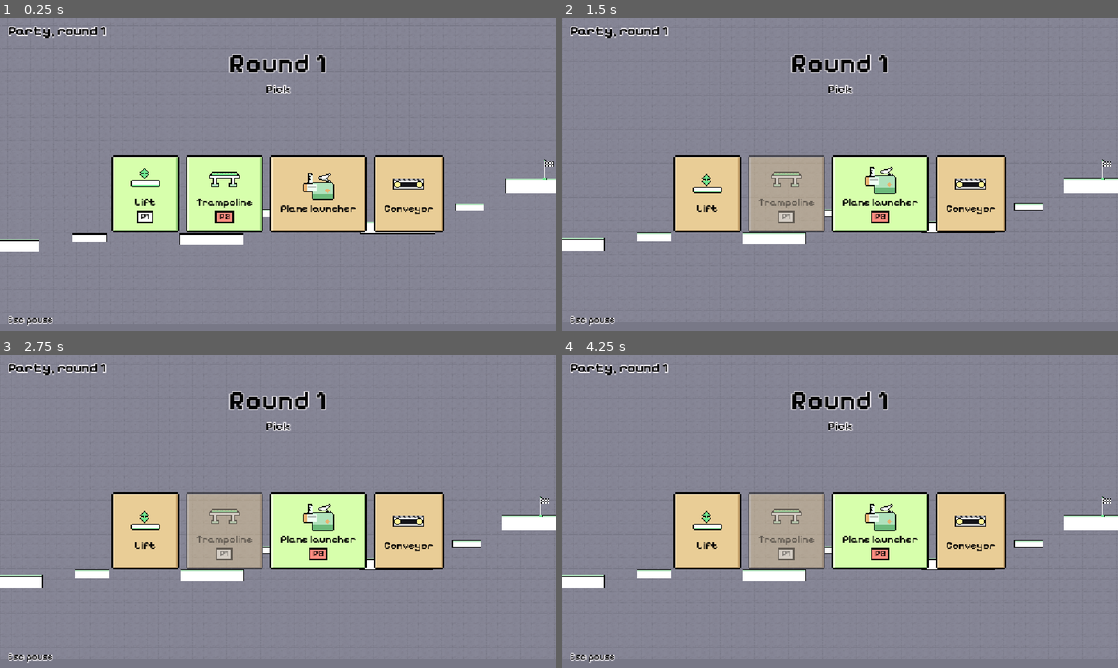
Above: before the commit, frames 1-4 (two rows, left to right).
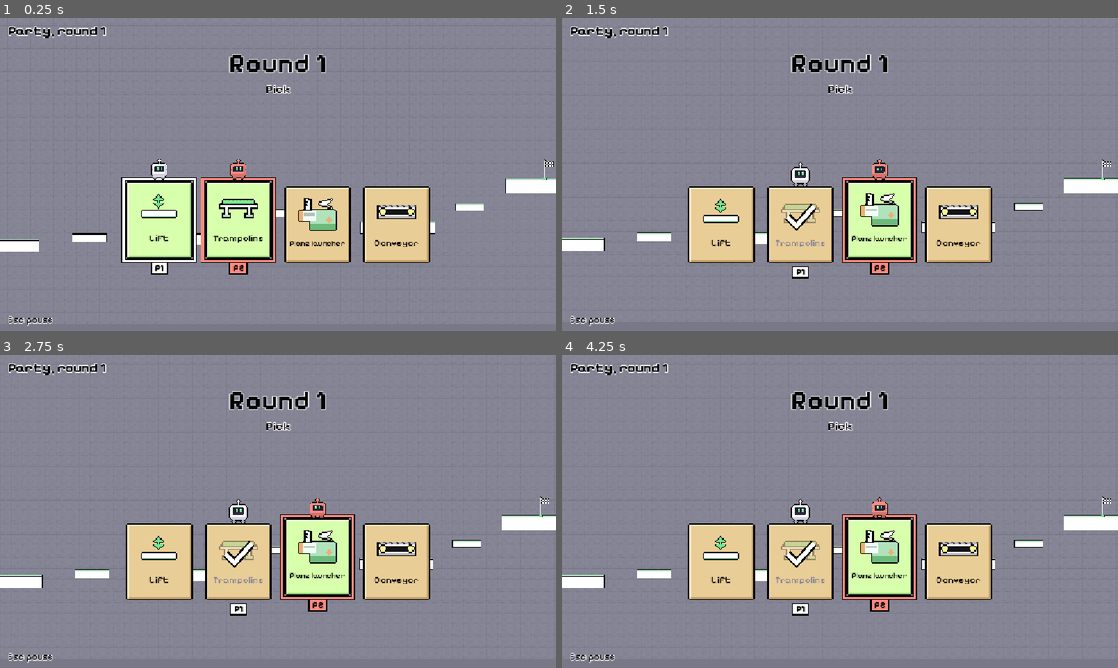
Above: after the commit, the same moments.

Repository: AnCarsenat/bot-party
Game: Godot game, scene res://party/party_arena_3.tscn
Same seed, same stepped clock (60 frames per second), same inputs: the game is played once before the commit and once after it. This scene is started directly instead of the project's main scene.
Inputs (mouse positions are in pixels of both pictures, inside the frame that each line leads up to):
- Up to frame 1 (0.25 s): no input
- Up to frame 2 (1.5 s): tap Enter (ui_accept) at 0.5, 0.77 s; move the mouse to (962, 158) at 0.52 s; hold D (p1_move_right) 0.53-1.25 s; tap Space (p1_action_1) at 0.6 s; click (962, 158) at 0.67 s; drag from (728, 190) to (1106, 171) at 1.27 s
- Up to frame 3 (2.75 s): move the mouse to (333, 442) at 2.02 s; hold A (p1_move_left) from 2.03 s (still down); tap Tab at 2.1 s; click (333, 442) at 2.17 s
- Up to frame 4 (4.25 s): release A (p1_move_left) at 2.75 s; drag from (812, 574) to (567, 489) at 2.77 s; move the mouse to (1006, 558) at 3.52 s; hold D (p1_move_right) from 3.53 s (still down); tap Space (p1_action_1) at 3.6 s; click (1006, 558) at 3.67 s; tap Enter (ui_accept) at 3.77 s

The runs differ from the first frame. In frame 1, 16% of the frame differs, in the area x 20-80%, y 43-82%; in frame 2, 17%; in frame 3, 17%, in the area x 20-80%, y 43-84%; in frame 4, 17%.

Commit message:
v0.22 + v0.23 (patches)

Diff:
--- a/party/party_controller.gd
+++ b/party/party_controller.gd
@@ -256,8 +256,7 @@
 			snapped.erase(slot)
 		cursor[slot] = e[6]
 		var ok := can_place(e[1], g.global_position, e[3])
-		var c: Color = PlayerSpawner.COLORS[(slot - 1) % 8]
-		g.modulate = Color(c.r, c.g, c.b, 0.75) if ok else Color(1, 0.3, 0.3, 0.6)
+		g.modulate = Color(1, 1, 1, 0.85) if ok else Color(1, 0.35, 0.35, 0.6)
 	for slot in ghosts.keys():
 		if not seen.has(slot):
 			if ghosts[slot] != null and is_instance_valid(ghosts[slot]):
@@ -687,8 +686,7 @@
 		orient(g, turns[slot], mirrors[slot])
 		var id: String = g.get_meta("item_id")
 		var ok := can_place(id, g.global_position, turns[slot])
-		var c: Color = PlayerSpawner.COLORS[(slot - 1) % 8]
-		g.modulate = Color(c.r, c.g, c.b, 0.75) if ok else Color(1, 0.3, 0.3, 0.6)
+		g.modulate = Color(1, 1, 1, 0.85) if ok else Color(1, 0.35, 0.35, 0.6)
 		if ok and _pressed(slot, "action_1"):
 			_place(slot)
 	if all_done:
@@ -824,7 +822,9 @@
 		if not _ghost_tags.has(slot):
 			var tag := VBoxContainer.new()
 			tag.alignment = BoxContainer.ALIGNMENT_CENTER
-			tag.add_child(UiTheme.player_chip(slot))
+			var chip := UiTheme.player_chip(slot)
+			chip.size_flags_horizontal = Control.SIZE_SHRINK_CENTER
+			tag.add_child(chip)
 			var keys := Label.new()
 			var k := Net.local_keys_for(slot)
 			if k != 0:
@@ -918,43 +918,94 @@
 	for c in _box_row.get_children():
 		c.queue_free()
 	for i in box.size():
-		var def: Dictionary = Party.ITEMS[box[i]]
-		var card := PanelContainer.new()
-		card.custom_minimum_size = Vector2(140, 160)
-		card.add_theme_stylebox_override("panel", UiTheme.frame("crate"))
-		var v := VBoxContainer.new()
-		v.alignment = BoxContainer.ALIGNMENT_CENTER
-		card.add_child(v)
-		var icon := TextureRect.new()
-		icon.texture = load(def.icon)
-		icon.texture_filter = CanvasItem.TEXTURE_FILTER_NEAREST
-		icon.custom_minimum_size = Vector2(80, 64)
-		icon.expand_mode = TextureRect.EXPAND_IGNORE_SIZE
-		icon.stretch_mode = TextureRect.STRETCH_KEEP_ASPECT_CENTERED
-		v.add_child(icon)
-		var title := Label.new()
-		title.text = def.name
-		title.horizontal_alignment = HORIZONTAL_ALIGNMENT_CENTER
-		title.add_theme_font_override("font", UiTheme.FONT_MEDIUM)
-		title.add_theme_font_size_override("font_size", 22)
-		v.add_child(title)
-		var who := HBoxContainer.new()
-		who.alignment = BoxContainer.ALIGNMENT_CENTER
-		v.add_child(who)
-		var taker := 0
+		var card := _Card.new()
+		card.item = box[i]
 		for s in picks:
 			if picks[s] == i:
-				taker = s
+				card.taker = s
+		if card.taker == 0:
+			for s in slots:
+				if cursors.get(s, -1) == i and not picks.has(s):
+					card.hovering.append(s)
+		_box_row.add_child(card)
+
+
+## One item in the pick box. Who is on it is shown by shape, not just colour:
+## each hovering player gets their own ring (stacked) and their robot standing on
+## top with their number; a picked card is greyed out with the picker's robot
+## sitting on it and a big tick.
+class _Card extends Control:
+	const BODY := preload("res://player/player_body.webp")
+	const FACE := preload("res://player/player_face.webp")
+	var item := ""
+	var taker := 0
+	var hovering: Array = []
+	var _t := 0.0
+	# Kept here: a texture loaded inside _draw() would be freed before it's drawn.
+	var _icon: Texture2D
+	var _frame_lime := UiTheme.frame("lime")
+	var _frame_crate := UiTheme.frame("crate")
+
+	func _init() -> void:
+		custom_minimum_size = Vector2(150, 236)
+		mouse_filter = Control.MOUSE_FILTER_IGNORE
+
+	func _process(delta: float) -> void:
+		_t += delta
+		queue_redraw()
+
+	func _robot(at: Vector2, slot: int, size: float, frame: int) -> void:
+		var r := Rect2(at - Vector2(size / 2.0, size), Vector2(size, size))
+		var src := Rect2(frame * 32, 0, 32, 32)
+		draw_texture_rect_region(BODY, r, src, PlayerSpawner.COLORS[(slot - 1) % 8])
+		draw_texture_rect_region(FACE, r, src)
+
+	func _tag(at: Vector2, slot: int) -> void:
+		var text := "P%d" % slot
+		var w := UiTheme.FONT_BOLD.get_string_size(text, HORIZONTAL_ALIGNMENT_LEFT, -1, 18).x + 14
+		var r := Rect2(at - Vector2(w / 2.0, 0), Vector2(w, 24))
+		draw_rect(r, PlayerSpawner.COLORS[(slot - 1) % 8])
+		draw_rect(r, UiTheme.INK, false, 3.0)
+		draw_string(UiTheme.FONT_BOLD, r.position + Vector2(7, 18), text, HORIZONTAL_ALIGNMENT_LEFT, -1, 18, UiTheme.INK)
+
+	func _draw() -> void:
+		var def: Dictionary = Party.ITEMS[item]
+		var lift := -10.0 if not hovering.is_empty() else 0.0
+		var card := Rect2(Vector2(6, 64 + lift), Vector2(size.x - 12, 160))
+		# Rings: one per hovering player, stacked outwards, in their colour.
+		for k in hovering.size():
+			var grow := 5.0 + k * 7.0
+			var r := card.grow(grow)
+			draw_rect(r, UiTheme.INK, false, 9.0)
+			draw_rect(r, PlayerSpawner.COLORS[(hovering[k] - 1) % 8], false, 5.0)
+		draw_style_box(_frame_lime if not hovering.is_empty() else _frame_crate, card)
+		# Icon and name.
+		if _icon == null:
+			_icon = load(def.icon)
+		var icon := _icon
+		var ir := Rect2(card.position + Vector2((card.size.x - 80) / 2.0, 14), Vector2(80, 80))
+		draw_texture_rect(icon, ir, false, Color(1, 1, 1, 0.35) if taker else Color.WHITE)
+		var font: Font = UiTheme.FONT_MEDIUM
+		var fs := 20 if def.name.length() <= 10 else 16
+		draw_string(font, card.position + Vector2(0, 124), def.name, HORIZONTAL_ALIGNMENT_CENTER, card.size.x, fs,
+			UiTheme.INK if not taker else Color("8a8796"))
 		if taker:
-			card.modulate = Color(1, 1, 1, 0.45)
-			who.add_child(UiTheme.player_chip(taker))
-		else:
-			for s in cursors:
-				if not picks.has(s) and cursors[s] == i:
-					who.add_child(UiTheme.player_chip(s))
-			if who.get_child_count() > 0:
-				card.add_theme_stylebox_override("panel", UiTheme.frame("lime"))
-		_box_row.add_child(card)
+			# Picked: big tick in the picker's colour, their robot sitting on top.
+			var c: Color = PlayerSpawner.COLORS[(taker - 1) % 8]
+			var mid := card.get_center() + Vector2(0, -16)
+			var pts := PackedVector2Array([mid + Vector2(-26, 0), mid + Vector2(-8, 18), mid + Vector2(28, -22)])
+			draw_polyline(pts, UiTheme.INK, 16.0)
+			draw_polyline(pts, c, 9.0)
+			_robot(Vector2(card.get_center().x, card.position.y + 6), taker, 56, 0)
+			_tag(Vector2(card.get_center().x, card.end.y + 6), taker)
+			return
+		# Hovering players' robots stand on the card, side by side, bobbing a little.
+		var n := hovering.size()
+		for k in n:
+			var x := card.get_center().x + (k - (n - 1) / 2.0) * 44.0
+			var bob := absf(sin(_t * 6.0 + k)) * -5.0
+			_robot(Vector2(x, card.position.y + 6 + bob), hovering[k], 48, 0)
+			_tag(Vector2(x, card.end.y + 8), hovering[k])
 
 
 func _add_tag(parent: Control, slot: int, text: String) -> void:
--- a/ui/main_menu.gd
+++ b/ui/main_menu.gd
@@ -6,7 +6,7 @@
 ## "Players" is the lobby: each player presses their own jump key to join.
 
 const TITLE := "Bot Party"
-const VERSION := "v0.22"
+const VERSION := "v0.23"
 const NAV_REPEAT := 0.16  # seconds between moves when a pad stick is held
 const LIST_TOP := 24.0
 const ROW_STEP := 66.0     # row height + separation
